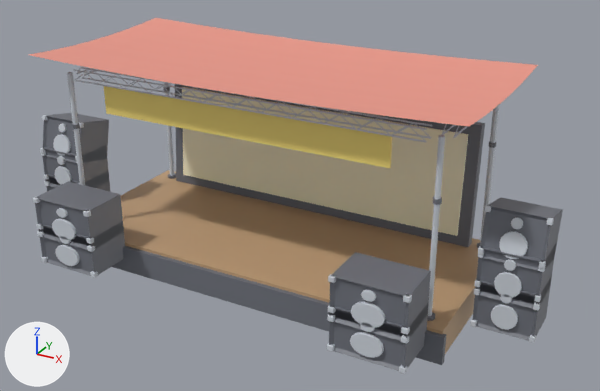
Two versions of the FBX model Assets/PitTycoon/Art/Models/Structures/MainStage.fbx, one commit apart.
Camera for both pictures: a 50 mm camera at (13.02, -22.17, 13.76) aimed at (0.82, 0.0, 2.67). Arrows for +X, +Y and +Z are at lower left; the lights stay in place. The older version comes first. Where no turn or scale is listed for an object, it has been applied to the vertices. Vertices at exactly the same position are counted once.

In view in the first picture: 'Backwall', 'BannerCloth', 'Deck', 'PAWingL', 'PAWingR', 'RoofTruss', 'SubStackL', 'SubStackR'.
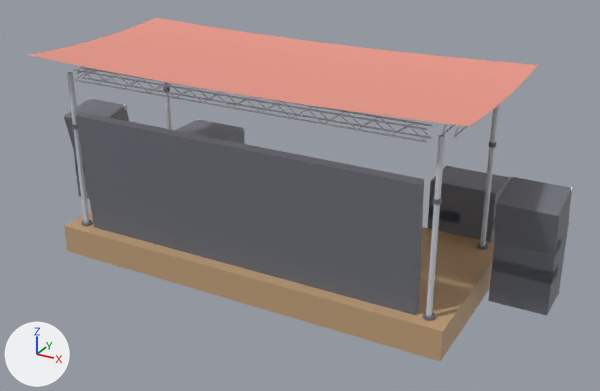
Where the newer file only moved an object's origin or applied its transform, the numbers keep the older frame.

Changed parts and their boxes (x1, y1, x2, y2) in the pictures (600 x 391 px):
'Backwall', turned
    before: (175, 84, 485, 247)
    after: (76, 112, 424, 315)
'Deck', turned
    before: (112, 170, 480, 365)
    after: (64, 211, 494, 361)
'PAWingL', turned
    before: (40, 113, 111, 192)
    after: (488, 176, 573, 315)
'PAWingR', turned
    before: (471, 197, 563, 343)
    after: (64, 98, 129, 199)
'SubStackR', turned
    before: (327, 252, 431, 374)
    after: (176, 119, 245, 144)
'SubStackL', turned
    before: (33, 181, 125, 278)
    after: (427, 165, 510, 243)
'BannerCloth', turned (not visible afterwards)
    before: (104, 86, 392, 168)

What the commit changed:
me_deck is used by ob_deck; location (0.0, 0.0, 0.5).
me_deck had 16 vertices, 12 faces and spanned x -7.1..7.1, y -3.15..3.0, z -0.5..0.5.
me_deck now has 16 vertices, 12 faces and spans x -7.1..7.1, y -3.0..3.15, z -0.5..0.5.
me_deck part 4: the whole mesh is turned 180 degrees about the z axis through the mesh origin.
me_pawingl_001 is used by ob_pawingl; location (-8.3, -0.8, 0.5).
me_pawingl_001 had 1452 vertices, 1350 faces and spanned x -0.93..0.93, y -0.78..1.04, z 0.0..3.73.
me_pawingl_001 now has 1452 vertices, 1350 faces and spans x 7.37..9.23, y -0.24..1.58, z 0.5..4.23.
me_pawingl_001 part 1: the whole mesh is turned 180 degrees about the z axis through its middle, then moved by (8.3, 0.54, 0.5).
me_backwall is used by ob_backwall; location (0.0, 2.55, 3.1).
me_backwall had 16 vertices, 12 faces and spanned x -6.0..6.0, y -0.38..0.32, z -2.11..2.11.
me_backwall now has 16 vertices, 12 faces and spans x -6.0..6.0, y -5.42..-4.72, z -2.11..2.11.
me_backwall part 2: the whole mesh is turned 180 degrees about the z axis through its middle, then moved by (0.0, -5.04, 0.0).
me_substackl_001 is used by ob_substackl; location (-5.4, -3.8, 0.45).
me_substackl_001 had 936 vertices, 868 faces and spanned x -1.18..1.18, y -0.83..0.8, z 0.0..2.35.
me_substackl_001 now has 936 vertices, 868 faces and spans x 4.22..6.58, y 3.0..4.63, z 0.45..2.8.
me_substackl_001 part 5: the whole mesh is turned 180 degrees about the z axis through its middle, then moved by (5.4, 3.83, 0.45).
me_bannercloth_001 is used by ob_bannercloth; location (0.0, 0.0, 0.0).
me_bannercloth_001 had 8 vertices, 6 faces and spanned x -5.0..5.0, y -2.5..-2.44, z 5.32..6.25.
me_bannercloth_001 now has 8 vertices, 6 faces and spans x -5.0..5.0, y -0.03..0.03, z -0.93..0.0.
me_bannercloth_001 part 6: the whole mesh is turned 180 degrees about the z axis through its middle, then moved by (0.0, 2.47, -6.25).
me_substackr_001 is used by ob_substackr; location (5.4, -3.8, 0.45).
me_substackr_001 had 936 vertices, 868 faces and spanned x -1.18..1.18, y -0.83..0.8, z 0.0..2.35.
me_substackr_001 now has 936 vertices, 868 faces and spans x -6.58..-4.22, y 3.0..4.63, z 0.45..2.8.
me_substackr_001 part 7: the whole mesh is turned 180 degrees about the z axis through its middle, then moved by (-5.4, 3.83, 0.45).
me_pawingr_001 is used by ob_pawingr; location (8.3, -0.8, 0.5).
me_pawingr_001 had 1452 vertices, 1350 faces and spanned x -0.93..0.93, y -0.78..1.04, z 0.0..3.73.
me_pawingr_001 now has 1452 vertices, 1350 faces and spans x -9.23..-7.37, y -0.24..1.58, z 0.5..4.23.
me_pawingr_001 part 3: the whole mesh is turned 180 degrees about the z axis through its middle, then moved by (-8.3, 0.54, 0.5).
Object 'PAWingL' (ob_pawingl) moves from (-8.3, -0.8, 0.5) to (0.0, 0.0, 0.0).
Object 'SubStackL' (ob_substackl) moves from (-5.4, -3.8, 0.45) to (0.0, 0.0, 0.0).
Object 'BannerCloth' (ob_bannercloth) moves from (0.0, 0.0, 0.0) to (0.0, 2.47, 6.25).
Object 'SubStackR' (ob_substackr) moves from (5.4, -3.8, 0.45) to (0.0, 0.0, 0.0).
Object 'PAWingR' (ob_pawingr) moves from (8.3, -0.8, 0.5) to (0.0, 0.0, 0.0).
